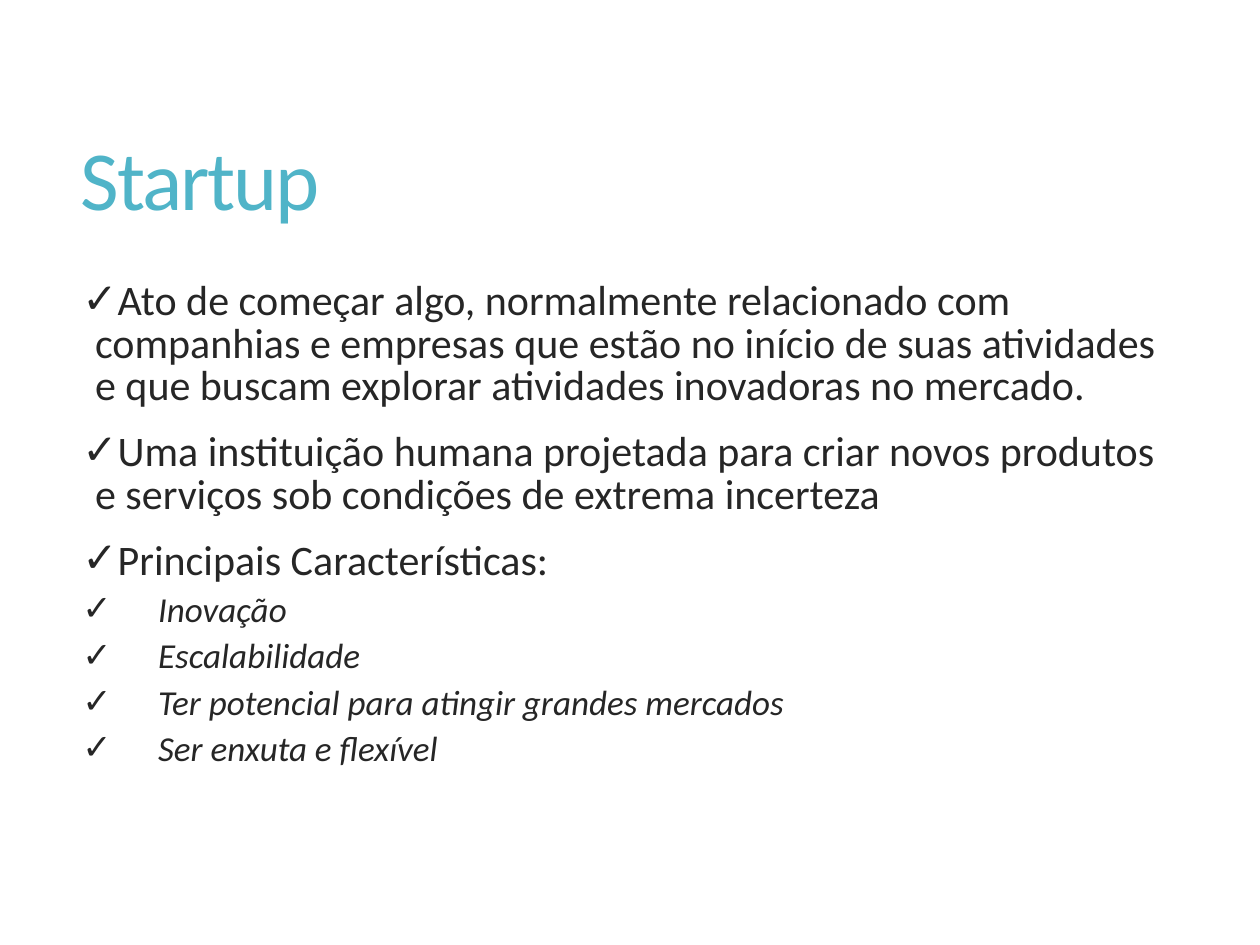
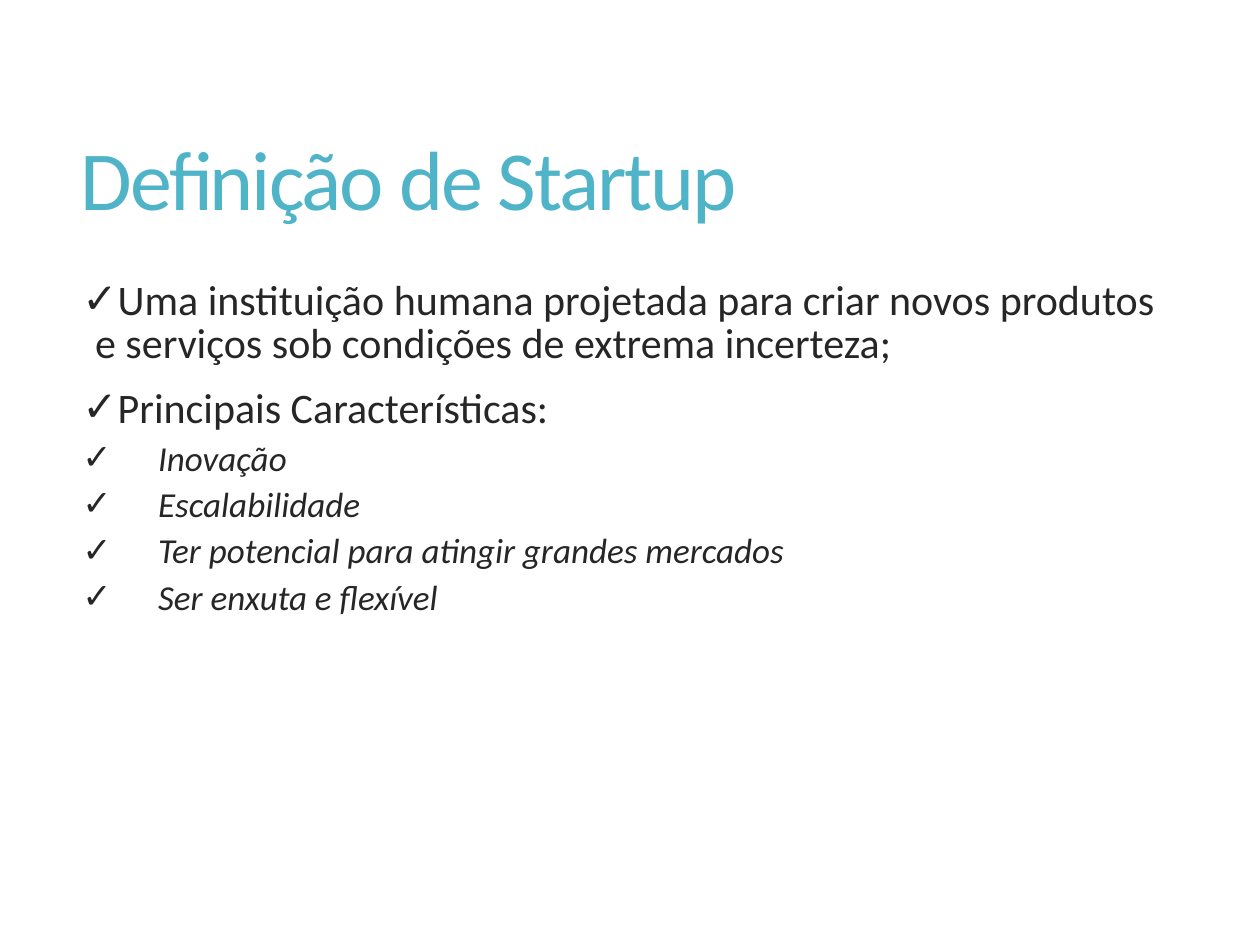
Before and after one commit to Elton-Garbin/TCC-2016, a slide deck: slide 8 of StartIdea/StartIdea.Docs/Apresentacao.pptx (slide 11 before the commit). Drawn at 1260x945 pixels with LibreOffice and Linux fonts; fonts in the diff are those of the drawing. Boxes give left, top, right and bottom in pixels: in the first picture for what was removed or moved away, otherwise in the second. Text is boxed around its words. In the diff, an @@ line names an element or a change of style, - is before the commit and + after.

```diff
--- a/StartIdea/StartIdea.Docs/Apresentacao.pptx
+++ b/StartIdea/StartIdea.Docs/Apresentacao.pptx
@@ title at <box>81,151,737,224</box>: text changed @@
-Startup
+Definição de Startup
@@ text at <box>95,286,1154,365</box>: text changed @@
-✓ Ato de começar algo, normalmente relacionado com companhias e empresas que estão no início de suas atividades e que buscam explorar atividades inovadoras no mercado.
-✓ Uma instituição humana projetada para criar novos produtos e serviços sob condições de extrema incerteza
+✓ Uma instituição humana projetada para criar novos produtos e serviços sob condições de extrema incerteza;
```
Also in this commit, not shown: 4 other slides changed, 1 slide added, 2 slides removed.
